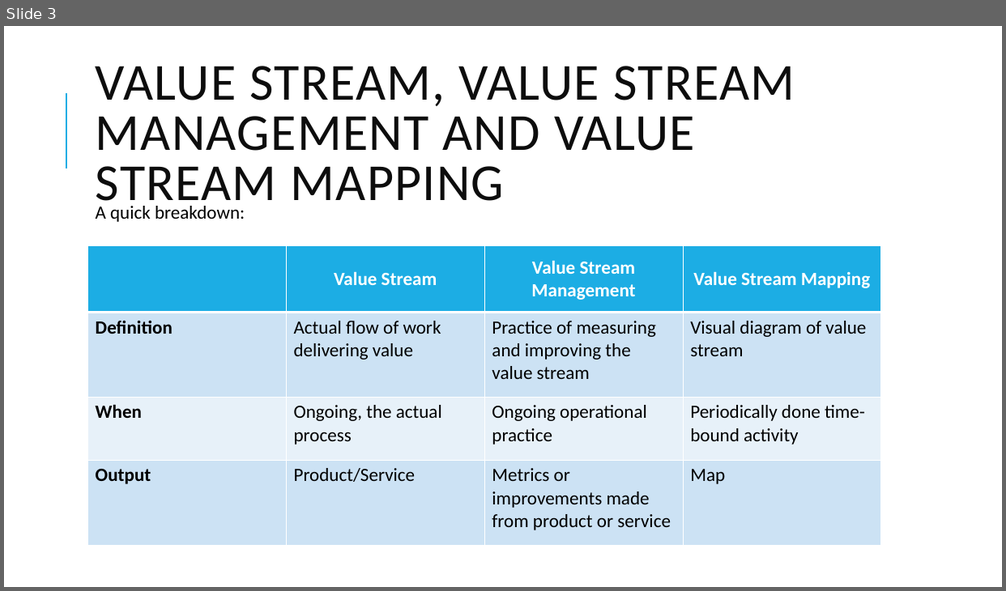
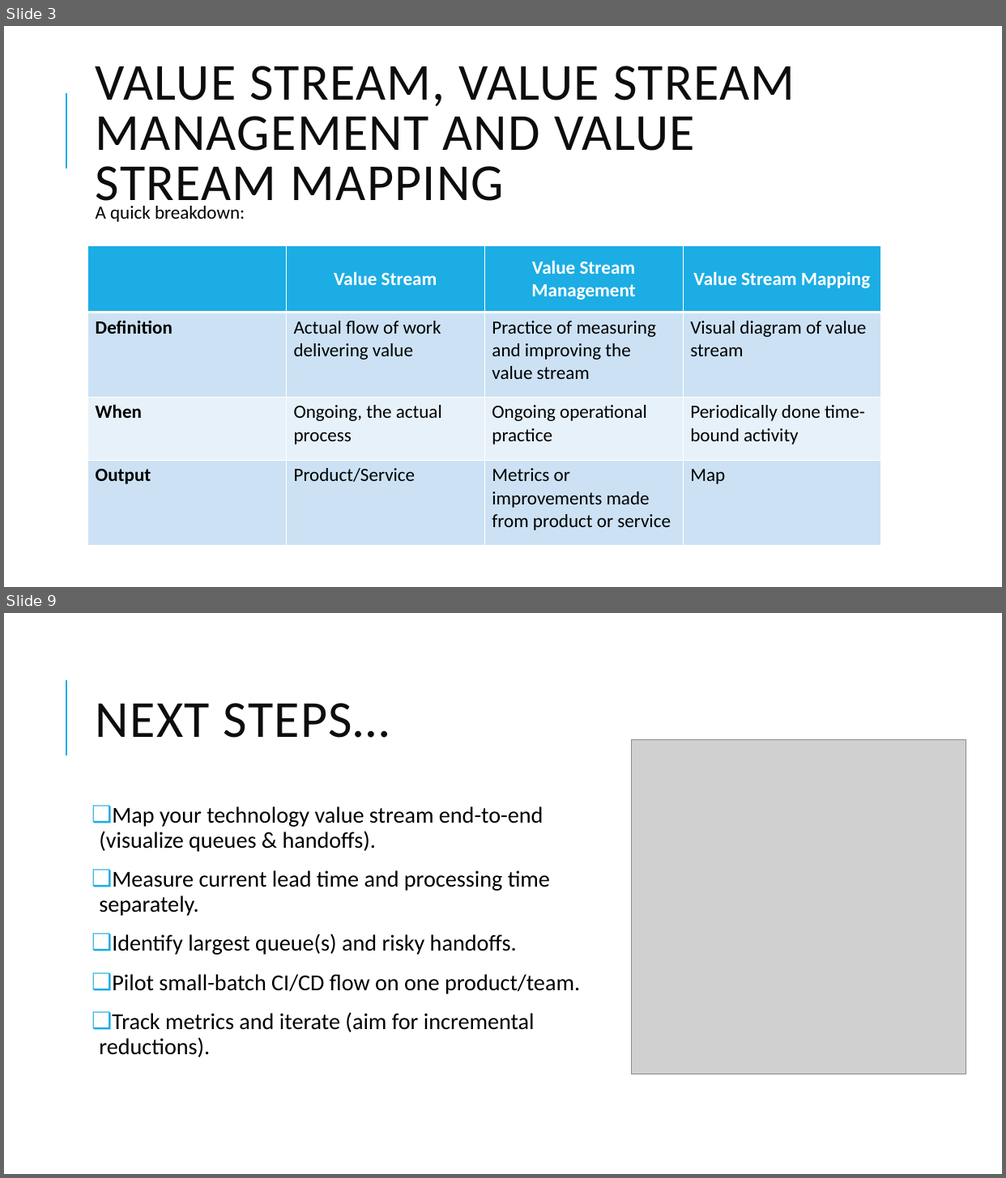
Before and after one commit to D-Faison/csd-380, a slide deck: module-1/Faison_1_2_TechnologyValueStream.pptx. Shown one above the other, each under a label of ours: slide 3 before the commit, slides 3 and 9 after it; the slides between them are not shown. The pictures are 1006x591 and 1006x1178 pixels, drawn with LibreOffice and Linux fonts; fonts in the diff are those of the drawing; grey boxes stand for pictures. Boxes give left, top, right and bottom in pixels: in the first picture for what was removed or moved away, otherwise in the second. Text is boxed around its words. In the diff, an @@ line names an element or a change of style, - is before the commit and + after.

```diff
--- a/module-1/Faison_1_2_TechnologyValueStream.pptx
+++ b/module-1/Faison_1_2_TechnologyValueStream.pptx
@@ slide 9 added at [4,613,1002,1174], background #FFFFFF; not listed: 1 template element that a slide beside it also shows @@
@@ title added at [96,703,390,738], 50 pt, text #0D0D0D @@
+NEXT STEPS…
@@ picture added at [632,740,967,1075] @@
@@ text added at [99,807,580,1058], 22 pt, text #000000 @@
+❑ Map your technology value stream end-to-end (visualize queues & handoffs).
+❑ Measure current lead time and processing time separately.
+❑ Identify largest queue(s) and risky handoffs.
+❑ Pilot small-batch CI/CD flow on one product/team.
+❑ Track metrics and iterate (aim for incremental reductions).
```
Also in this commit, not shown: 6 slides changed, 1 other slide added.
